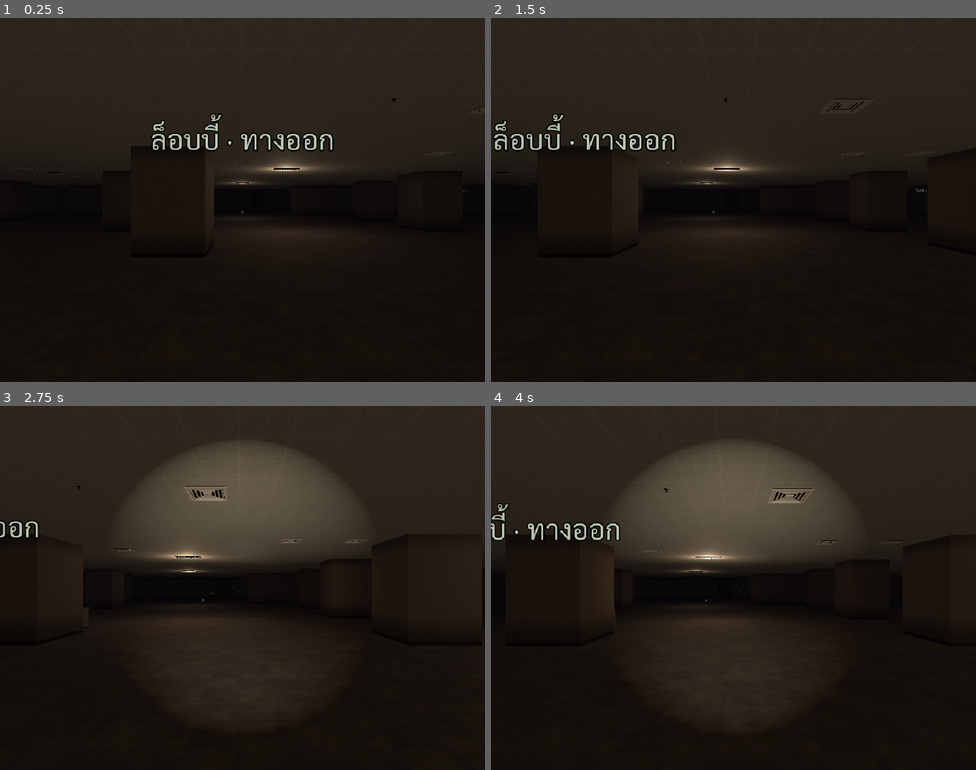
Above: before the commit, frames 1-4 (two rows, left to right).
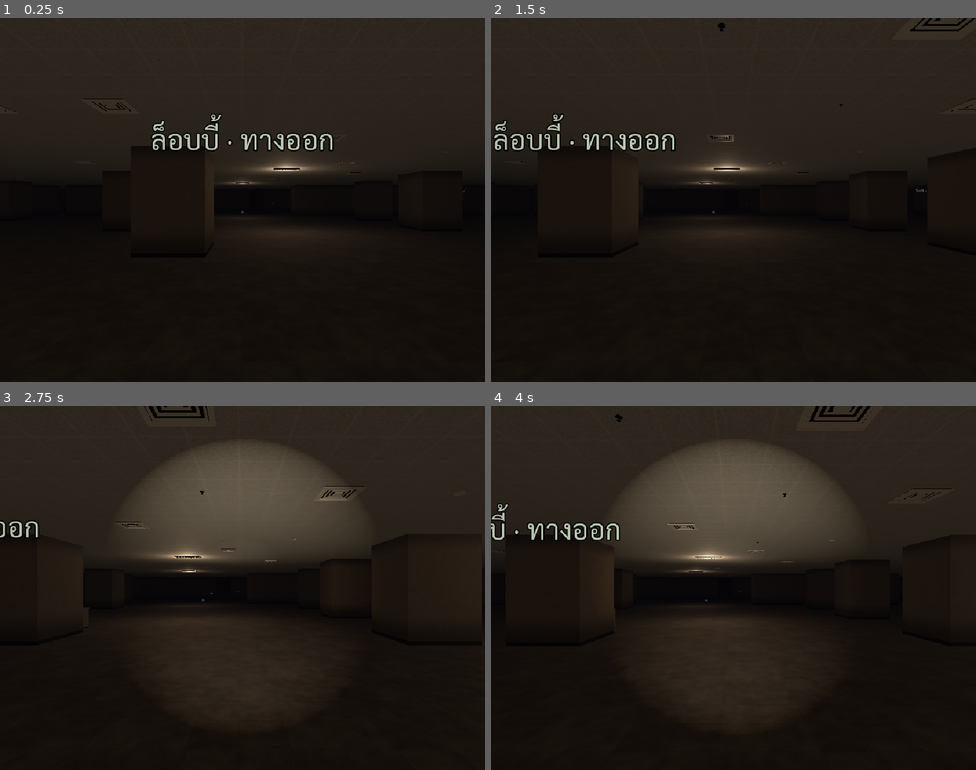
Above: after the commit, the same moments.

Repository: tharathep-kku/my_game
Game: Godot game, scene res://scenes/stages/stage_4.tscn
Same seed, same stepped clock (60 frames per second), same inputs: the game is played once before the commit and once after it. This scene is started directly instead of the project's main scene.
Inputs (mouse positions are in pixels of both pictures, inside the frame that each line leads up to):
- Up to frame 1 (0.25 s): no input
- Up to frame 2 (1.5 s): tap Enter (ui_accept) at 0.5, 0.77 s; move the mouse to (840, 181) at 0.52 s; hold D (move_right) 0.53-1.25 s; hold Space (breath) 0.53-1.25 s; click (840, 181) at 0.67 s; drag from (636, 218) to (709, 272) at 1.27 s
- Up to frame 3 (2.75 s): tap Enter (ui_accept) at 2 s; move the mouse to (291, 507) at 2.02 s; hold D (move_right) from 2.03 s (still down); hold F (flashlight) from 2.03 s (still down)
- Up to frame 4 (4 s): release D (move_right) at 2.75 s; release F (flashlight) at 2.75 s; drag from (709, 660) to (588, 533) at 2.77 s; tap Enter (ui_accept) at 3.5, 3.77 s; move the mouse to (879, 642) at 3.52 s; hold A (move_left) from 3.53 s (still down); hold M (mouse) from 3.53 s (still down)

The runs differ from the first frame. In frame 1, 0.1% of the frame differs, in the area x 0-100%, y 22-45%; in frame 2, 0.3%; in frame 3, 0.6%, in the area x 15-96%, y 0-43%; in frame 4, 0.5%.

Commit message:
Landmarks: four big things on the walls of each chapter, far apart
So a floor of identical corridors has places Tong remembers: the founder's
portrait in oils (a pale face, eyes of shadow), a motivational poster
("อย่ากลับก่อนหัวหน้า"...), a red fire hose cabinet, a wall TV left on
with a cold glow, a big clock stopped at 02:14. Wall-mounted, no deeper
than 0.25 m, placed before the smaller fixtures (HD look). More sockets.

Diff:
--- a/scripts/hd.gd
+++ b/scripts/hd.gd
@@ -275,6 +275,7 @@
 			cap.position = Vector3(ab.get_center().x, ab.end.y + 0.012, ab.get_center().z)
 			cap.cast_shadow = GeometryInstance3D.SHADOW_CASTING_SETTING_OFF
 			mi.add_child(cap)
+	_landmarks(root, walls, open, free_at, avoid, rng)
 	var boards := 0
 	var extinguishers := 0
 	for r in walls:
@@ -306,7 +307,7 @@
 					elif run >= 2.0 and extinguishers < 2 and roll > 0.985:
 						put.call("extinguisher", at + Vector3(0, 0.7, 0), yaw)
 						extinguishers += 1
-					elif roll < 0.09:
+					elif roll < 0.16:
 						put.call("outlet", at + Vector3(0, 0.32, 0), yaw)
 				t += 0.5
 	var ceiling := root.find_child("CeilingMesh", true, false) as Node3D
@@ -337,6 +338,76 @@
 		root.add_child(s)
 		s.global_position = Vector3(door.global_position.x, top, door.global_position.z)
 		s.global_rotation.y = door.global_rotation.y
+
+# Landmarks: four big things on the walls of a chapter, as far apart as they will go, so the floor
+# has places he remembers (a portrait, a poster, a fire hose, a TV left on, a clock stopped at 02:14).
+const LANDMARKS := {"portrait": 1.6, "poster": 1.5, "hose": 1.0, "tv": 1.9, "clock": 2.15}   # name: height
+const POSTERS := ["เราคือครอบครัวเดียวกัน", "ความสำเร็จ\nไม่มีวันหยุด", "อย่ากลับก่อนหัวหน้า", "ยิ้มให้งาน\nงานจะยิ้มให้คุณ"]
+
+static func _landmarks(root: Node, walls: Array, open: Callable, free_at: Callable, avoid: Array, rng: RandomNumberGenerator) -> void:
+	var spots := []   # [point on the wall, yaw] with 2 m of open wall around it
+	for r: Rect2 in walls:
+		for side in [[Vector2(0, 1), Vector2(r.position.x, r.end.y), Vector2(1, 0), r.size.x],
+				[Vector2(0, -1), Vector2(r.position.x, r.position.y), Vector2(1, 0), r.size.x],
+				[Vector2(1, 0), Vector2(r.end.x, r.position.y), Vector2(0, 1), r.size.y],
+				[Vector2(-1, 0), Vector2(r.position.x, r.position.y), Vector2(0, 1), r.size.y]]:
+			var nrm: Vector2 = side[0]
+			var t := 1.0
+			while t < side[3] - 1.0:
+				var w: Vector2 = side[1] + side[2] * t
+				var ok := true
+				for k in [-1.0, 0.0, 1.0]:
+					ok = ok and open.call(w + side[2] * k + nrm * 0.3)
+				if ok and free_at.call(Vector3(w.x, 0, w.y), 1.6):
+					spots.append([Vector3(w.x, 0, w.y), atan2(nrm.x, nrm.y)])
+				t += 1.0
+	if spots.is_empty():
+		return
+	var names := LANDMARKS.keys()
+	names.sort_custom(func(a, b): return hash(a + str(rng.seed)) < hash(b + str(rng.seed)))
+	var chosen := [spots[rng.randi() % spots.size()]]
+	while chosen.size() < 4:
+		var best = null
+		var best_d := 0.0
+		for s in spots:
+			var d := INF
+			for c in chosen:
+				d = minf(d, (s[0] as Vector3).distance_to(c[0]))
+			if d > best_d:
+				best_d = d
+				best = s
+		if best == null or best_d < 8.0:
+			break
+		chosen.append(best)
+	for i in chosen.size():
+		var nm: String = names[i % names.size()]
+		var f := fixture(nm)
+		f.set_meta("landmark", true)
+		root.add_child(f)
+		f.global_position = chosen[i][0] + Vector3.UP * LANDMARKS[nm]
+		f.rotation.y = chosen[i][1]
+		avoid.append(chosen[i][0])
+		if nm == "tv":   # left on: a dim cold glow, not a lamp
+			for mi: MeshInstance3D in f.find_children("*", "MeshInstance3D", true, false):
+				for si in mi.mesh.get_surface_count():
+					var m := mi.mesh.surface_get_material(si) as StandardMaterial3D
+					if m and m.emission_enabled:
+						var dim: StandardMaterial3D = m.duplicate()
+						dim.emission_energy_multiplier = 0.45
+						mi.set_surface_override_material(si, dim)
+		if nm == "poster":
+			var l := Label3D.new()
+			l.text = POSTERS[rng.randi() % POSTERS.size()]
+			l.font = Kit.TITLE
+			l.font_size = 64
+			l.pixel_size = 0.0022
+			l.modulate = Color(0.12, 0.12, 0.14)
+			l.outline_size = 0
+			l.position = Vector3(0, -0.28, 0.036)
+			l.width = 280.0
+			l.autowrap_mode = TextServer.AUTOWRAP_WORD_SMART
+			l.horizontal_alignment = HORIZONTAL_ALIGNMENT_CENTER
+			f.add_child(l)
 
 # The night: filmic tonemapping, glow on the lit panels, and on Forward+ ambient occlusion and
 # volumetric fog (the flashlight cuts a beam through it). Fog density scales with `gloom` later.
--- a/tests/tests.gd
+++ b/tests/tests.gd
@@ -613,6 +613,13 @@
 		if n.has_meta("fixture"):
 			decor[n.get_meta("fixture")] = true
 	check(decor.has("outlet") and decor.has("vent") and decor.has("exit_sign"), "HD: sockets, vents and an exit sign dressed on %s" % [str(decor.keys())])
+	var marks: Array = lvl.get_children().filter(func(n): return n.has_meta("landmark"))
+	var apart := true
+	for a in marks:
+		for b in marks:
+			if a != b and a.global_position.distance_to(b.global_position) < 7.9:
+				apart = false
+	check(marks.size() >= 3 and apart, "HD: %d landmarks on the walls, far apart %s" % [marks.size(), str(marks.map(func(m): return m.get_meta("fixture")))])
 	await done(lvl)
 	var main: Control = load("res://scenes/main.tscn").instantiate()
 	add_child(main)
Binary file added: assets/models/real/clock.glb
Not shown, added: assets/models/real/clock.glb.import
Binary file added: assets/models/real/hose.glb
Not shown, added: assets/models/real/hose.glb.import
Binary file added: assets/models/real/portrait.glb
Not shown, added: assets/models/real/portrait.glb.import
Binary file added: assets/models/real/poster.glb
Not shown, added: assets/models/real/poster.glb.import
Binary file added: assets/models/real/tv.glb
Not shown, added: assets/models/real/tv.glb.import
Not shown, changed: tasks/plan.md
Not shown, changed: tools/blender/build_props.py
